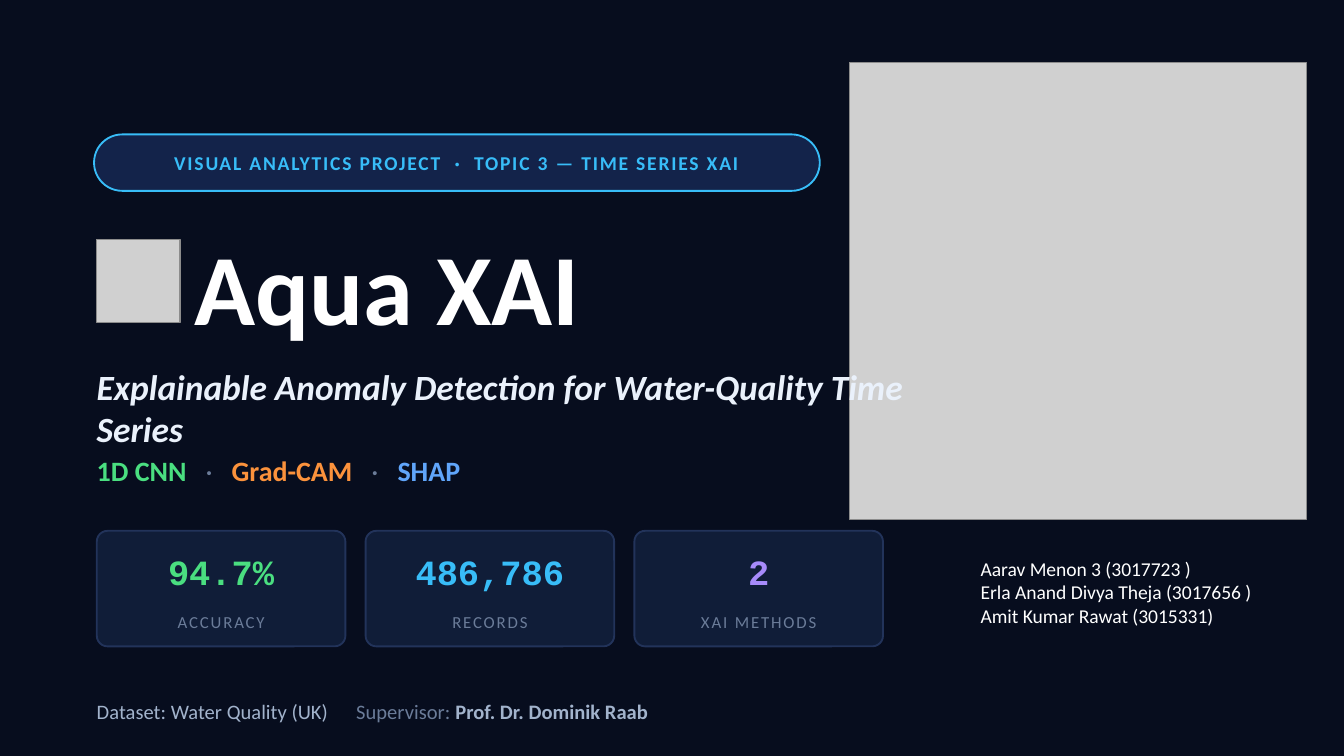
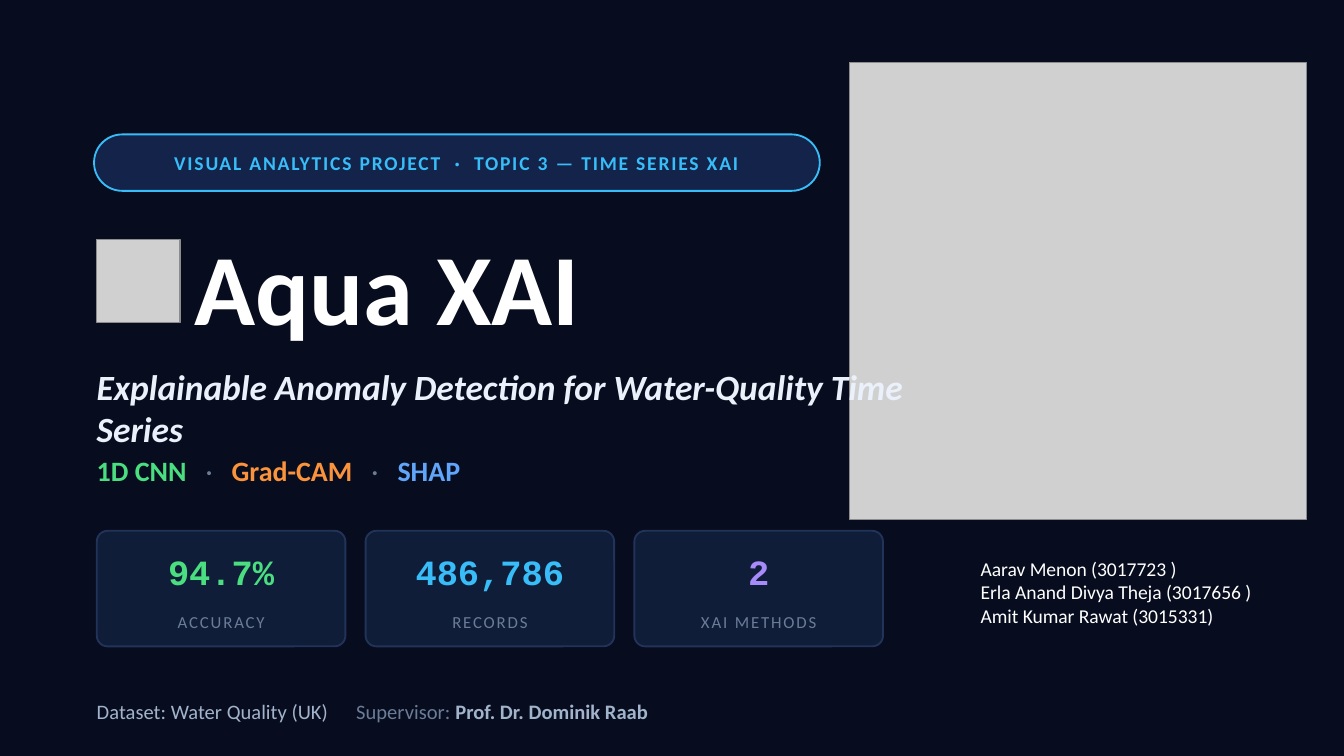
Before and after one commit to AMITKRAWAT/Explainable-Anomaly-Detection-for-Water-Quality-Time-Series, a slide deck: slide 1 of Group17_Presentation.pptx. Drawn at 1344x756 pixels with LibreOffice and Linux fonts; fonts in the diff are those of the drawing; grey boxes stand for pictures. Boxes give left, top, right and bottom in pixels: in the first picture for what was removed or moved away, otherwise in the second. Text is boxed around its words. In the diff, an @@ line names an element or a change of style, - is before the commit and + after.

```diff
--- a/Group17_Presentation.pptx
+++ b/Group17_Presentation.pptx
@@ text at box(981, 562, 1166, 579): text changed @@
-Aarav Menon 3 (3017723 )
+Aarav Menon (3017723 )
```
